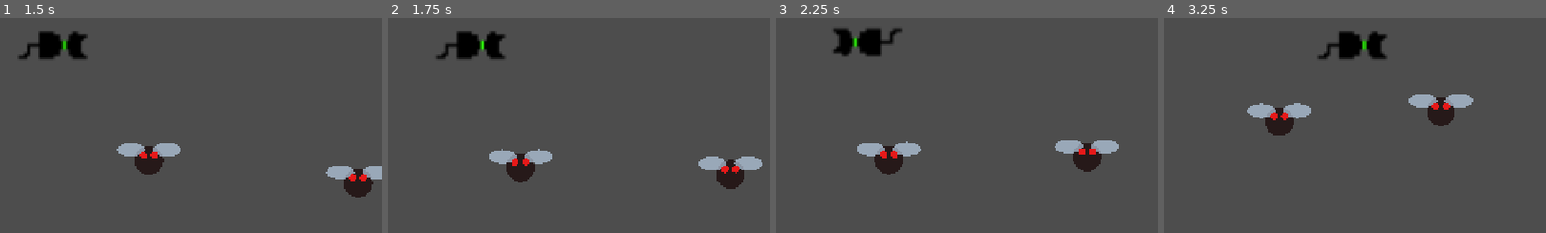
Above: before the commit, frames 1-4 (left to right).
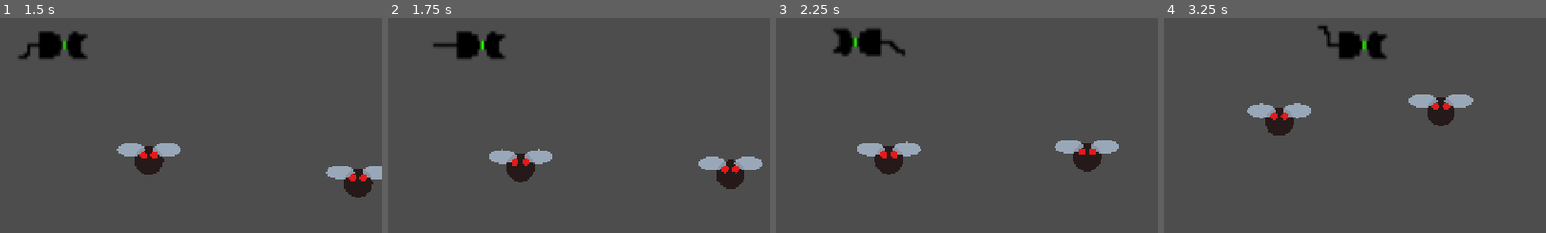
Above: after the commit, the same moments.

Repository: christophertrev/cat-game
Game: Godot game, scene res://scenes/start_screen.tscn
The game is run twice, just before and just after one commit, with the same random seed, the same clock (stepped at 60 frames per second) and the same inputs.
Inputs:
- Up to frame 1 (1.5 s): click "Play!" at 0.5 s; tap Enter (p2_action) at 1.25 s; hold D (p1_right) from 1.28 s (still down); tap Space (p1_action) at 1.35 s
- Up to frame 2 (1.75 s): keep holding D (p1_right)
- Up to frame 3 (2.25 s): release D (p1_right) at 2.03 s; hold A (p1_left) from 2.03 s (still down); tap Enter (p2_action) at 2.1 s
- Up to frame 4 (3.25 s): release A (p1_left) at 2.78 s; hold D (p1_right) from 2.78 s (still down); tap Space (p1_action) at 2.85 s
The pictures show only the part of the screen within x 11-61%, y 44-94%; the shares and areas given below are measured in that part.

Frame 1 is identical in both runs. In frame 2, 0.1% of the frame differs, in the area x 11-16%, y 12-20%; in frame 3, 0.2%; in frame 4, 0.2%, in the area x 40-44%, y 3-20%.

Commit message:
Fix Toph animation: play after swapping sprite frames
Co-Authored-By: Claude Sonnet 4.6 <noreply@anthropic.com>

Diff:
--- a/scripts/player.gd
+++ b/scripts/player.gd
@@ -28,10 +28,10 @@
 
 func _ready() -> void:
 	add_to_group("cats")
-	anim.play("default")
 	is_toph = GameState.character == "toph"
 	if is_toph and toph_frames:
 		anim.sprite_frames = toph_frames
+	anim.play("default")
 
 func _physics_process(delta: float) -> void:
 	if is_toph:
